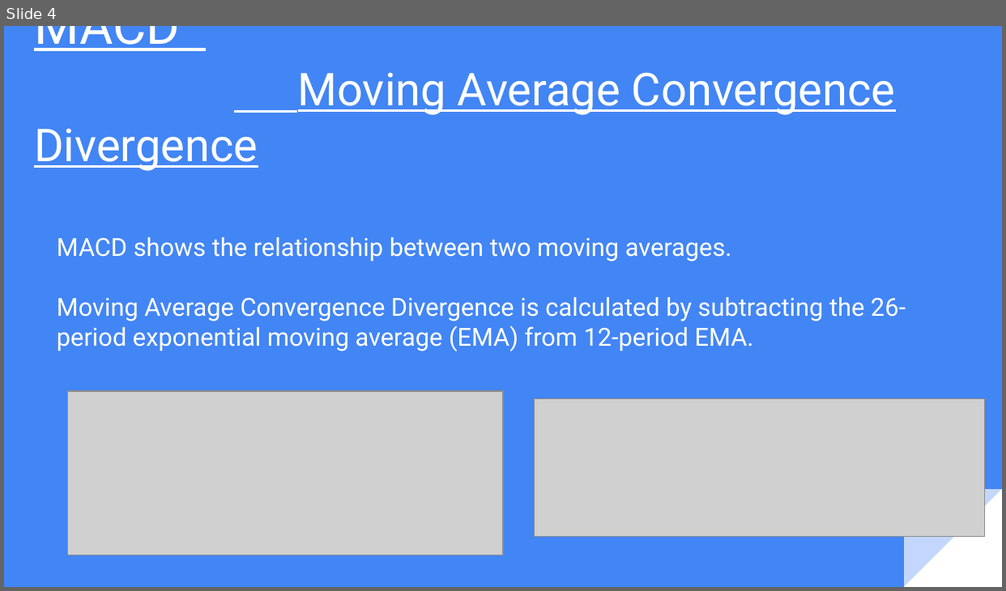
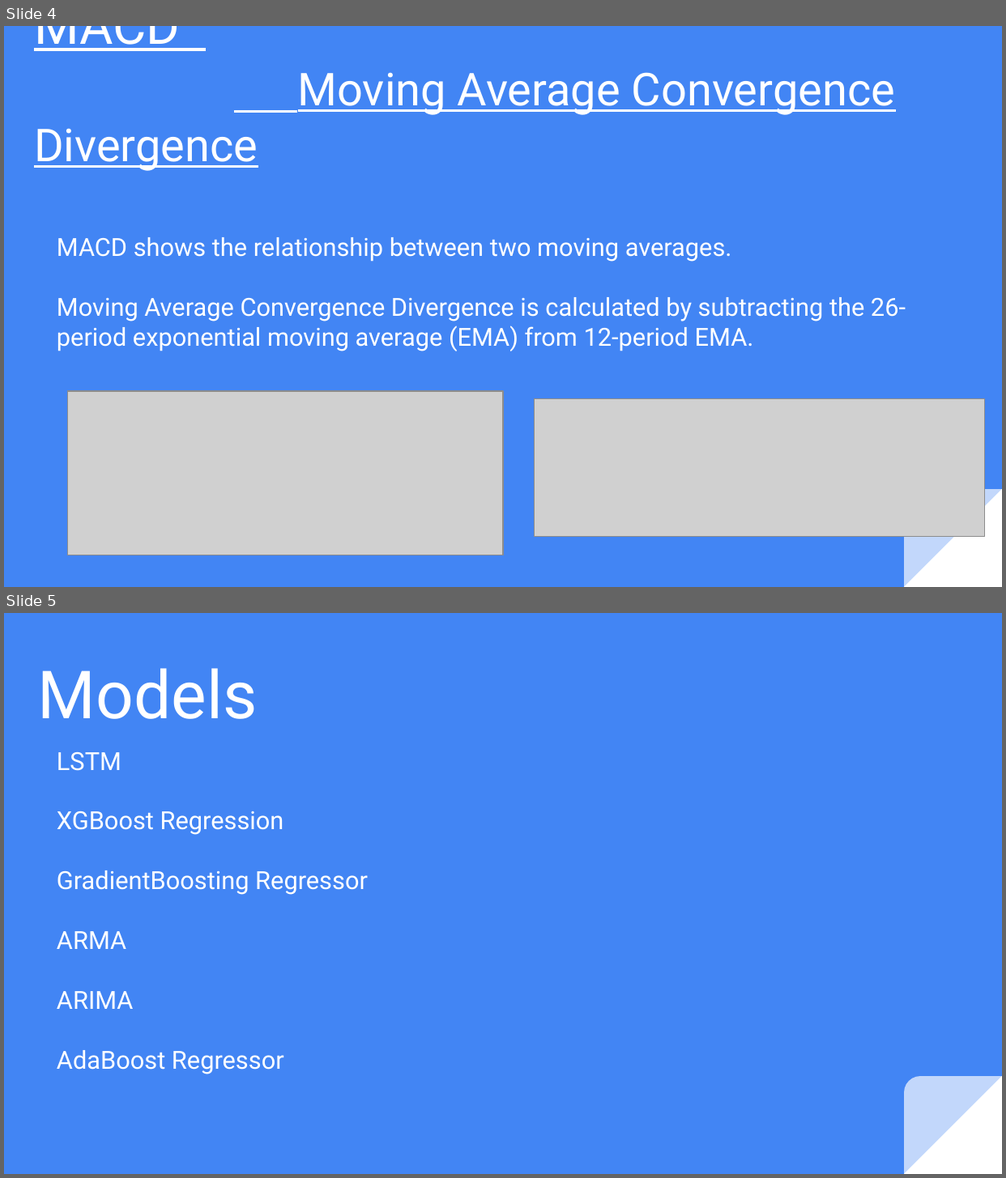
Before and after one commit to yandomingos/project-2, a slide deck: Project presentation.pptx. Shown one above the other, each under a label of ours: slide 4 before the commit, slides 4 and 5 after it. The pictures are 1006x591 and 1006x1178 pixels, drawn with LibreOffice and Linux fonts; fonts in the diff are those of the drawing; grey boxes stand for pictures. Boxes give left, top, right and bottom in pixels: in the first picture for what was removed or moved away, otherwise in the second. Text is boxed around its words. In the diff, an @@ line names an element or a change of style, - is before the commit and + after.

```diff
--- a/Project presentation.pptx
+++ b/Project presentation.pptx
@@ slide 5 added at (4,613,1002,1174), background #4285F4; not listed: 2 template elements that a slide beside it also shows @@
@@ title added at (38,668,258,719), 48 pt, text #FFFFFF @@
+Models
@@ subtitle added at (57,752,368,1075), 18 pt, text #FFFFFF @@
+LSTM
+XGBoost Regression
+GradientBoosting Regressor
+ARMA
+ARIMA
+AdaBoost Regressor
```
